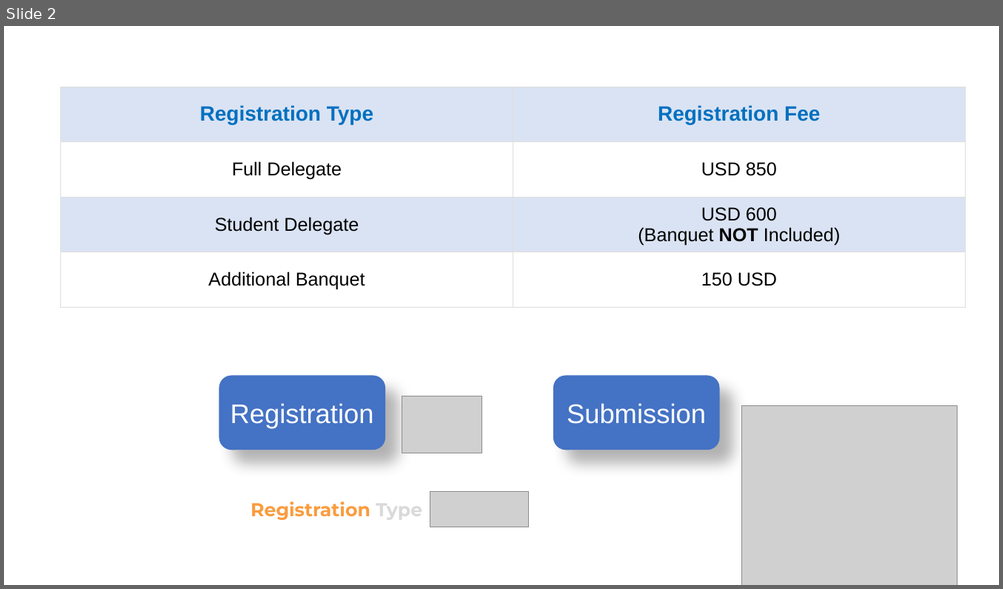
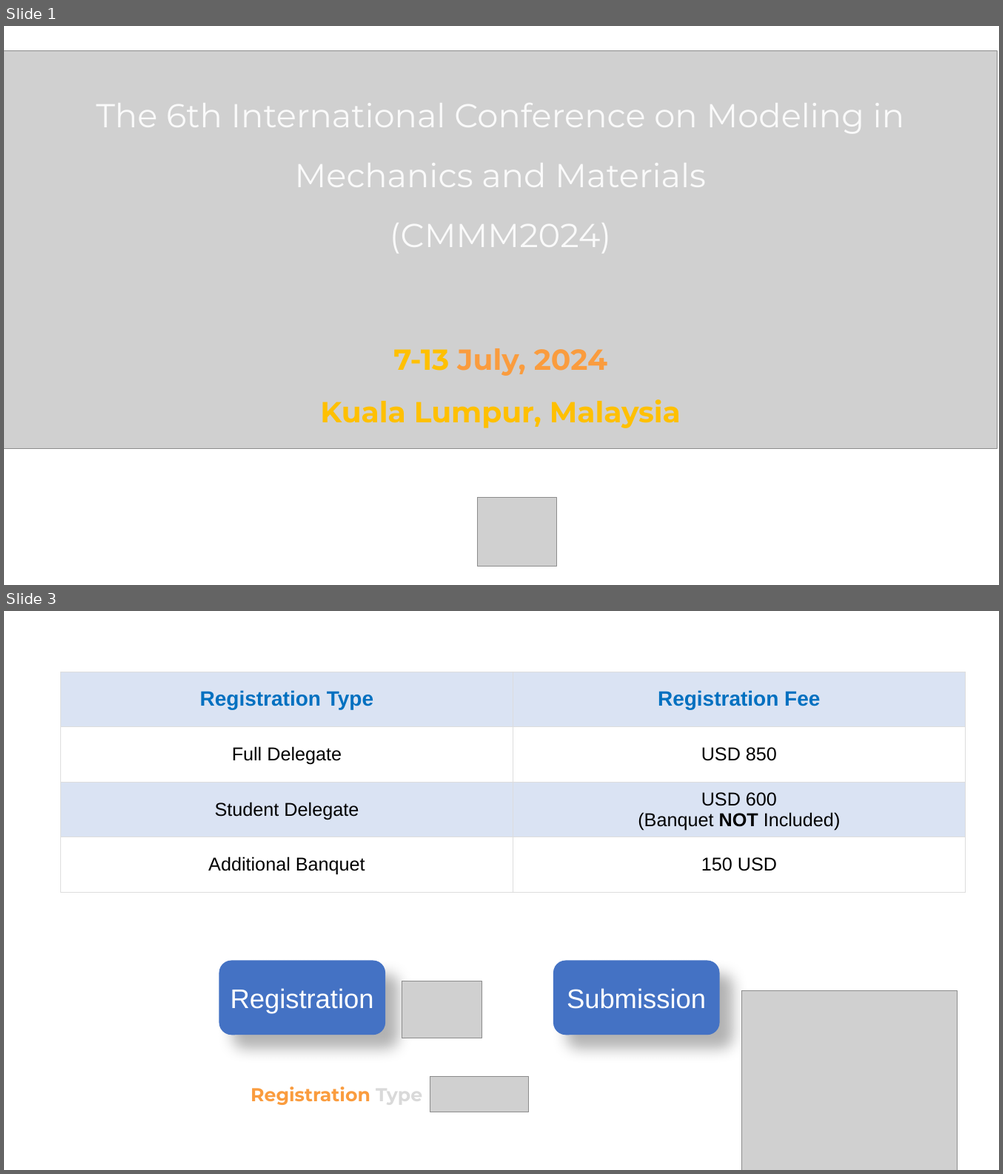
Before and after one commit to zhangxy911/zhangxy911.github.io, a slide deck: assets/figures.pptx. Shown one above the other, each under a label of ours: slide 2 before the commit, slides 1 and 3 after it; the slides between them are not shown. The pictures are 1003x589 and 1003x1174 pixels, drawn with LibreOffice and Linux fonts; fonts in the diff are those of the drawing; grey boxes stand for pictures. Boxes give left, top, right and bottom in pixels: in the first picture for what was removed or moved away, otherwise in the second. Text is boxed around its words. In the diff, an @@ line names an element or a change of style, - is before the commit and + after.

```diff
--- a/assets/figures.pptx
+++ b/assets/figures.pptx
@@ slide 1 added at (4,26,999,585), background #FFFFFF @@
@@ picture added at (4,50,997,449) @@
@@ text added at (96,103,904,253), 32 pt, text #FAFAFA @@
+The 6th International Conference on Modeling in
+Mechanics and Materials
+(CMMM2024)
@@ text added at (320,349,680,429), 28 pt, text #FFC000, bold @@
+7-13 July, 2024
+Kuala Lumpur, Malaysia
@@ picture added at (477,497,556,566) @@
@@ what was slide 2 is now slide 3 @@
```
Also in this commit, not shown: 1 other slide added, 1 slide removed, 11 other files.
